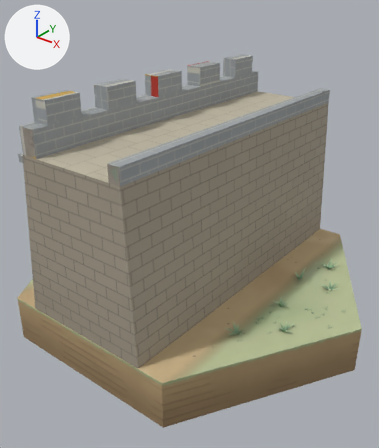
A saved change to the glTF model ArtSource/Models/Hex_Wall.glb.
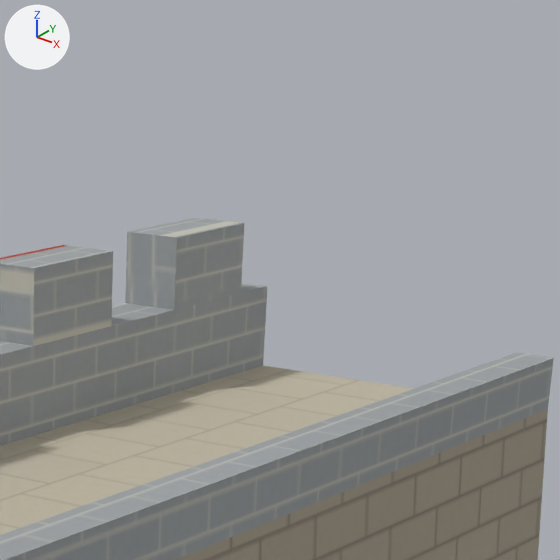
The first picture shows the older version from a camera (50 mm lens) standing at (6.52, -8.39, 6.15) and looking at (0.16, -0.43, 1.21). The close-ups show the older and then the newer version on the part from 51% to 87% of the width and 0% to 31% of the height of that picture. Only the edits that show in the close-ups are written down. Arrows for +X, +Y and +Z are at upper left; the lights stay in place. Vertices at exactly the same position are counted once.

The scene before the commit, as lines of its bpy script (objects in view):
```python
me_hex_wall = bpy.data.meshes.new('Hex_Wall')
me_hex_wall.from_pydata(...)  # 4084 vertices, 7532 faces; spans x -4.0..4.0, y -3.46..3.46, z -1.0..4.22
# faces by material slot: [6718, 814]
me_hex_wall.materials.append(mat_ground)
me_hex_wall.materials.append(mat_hex_wall_props)
ob_hex_wall = bpy.data.objects.new('Hex_Wall', me_hex_wall)
ob_hex_wall.location = (0.0, 0.0, 0.0)
```
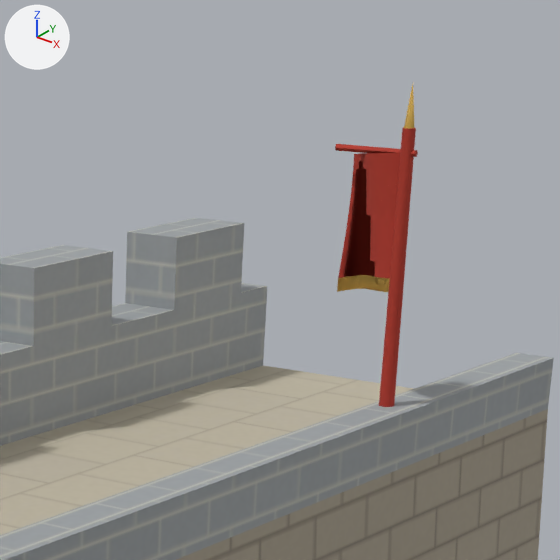
Patch to the scene script:
```diff
--- a/ArtSource/Models/Hex_Wall.glb.py
+++ b/ArtSource/Models/Hex_Wall.glb.py
@@ me_hex_wall @@
 # used by ob_hex_wall; location = (0.0, 0.0, 0.0)
-me_hex_wall.from_pydata(...)  # 4084 vertices, 7532 faces; spans x -4.0..4.0, y -3.46..3.46, z -1.0..4.22
+me_hex_wall.from_pydata(...)  # 4209 vertices, 7878 faces; spans x -4.0..4.0, y -3.46..3.46, z -1.0..5.22
+# me_hex_wall part 1: a new loose piece, an 8-sided cut cone along z (radius 0.045 at the low end, 0.035 at the high end) spanning x 1.075..1.165, y 1.705..1.795, z 3.1..5.0, in mat_hex_wall_props
+# me_hex_wall part 2: a new loose piece, a 6-sided cone pointing to +z spanning x 1.09..1.15, y 1.724..1.776, z 5.0..5.22, in mat_hex_wall_props
+# me_hex_wall part 3: a new loose piece, a 6-sided cylinder along x spanning x 0.71..1.17, y 1.732..1.768, z 4.864..4.896, in mat_hex_wall_props
+# me_hex_wall part 4: a new loose piece of 90 vertices spanning x 0.76..1.12, y 1.7..1.85, z 4.15..4.88, in mat_hex_wall_props
+# me_hex_wall part 5: 115 kept faces spanning x -2.49..1.5, y -3.45..3.45, z -1.0..4.22 get new texture (UV) coordinates
 me_hex_wall.materials.append(mat_ground)
```

Pixel boxes [x1, y1, x2, y2] of what changed, in the close-ups (560 x 560 px):
'Hex_Wall', reshaped
    before: [0, 218, 554, 560]
    after: [0, 84, 554, 560]
part 1 of me_hex_wall, added (red)
    after: [379, 127, 416, 407]
part 2 of me_hex_wall, added
    after: [404, 84, 415, 129]
part 3 of me_hex_wall, added (red)
    after: [335, 144, 418, 157]
part 4 of me_hex_wall, added (red)
    after: [337, 153, 400, 292]
part 5 of me_hex_wall, surface changed
    both: [0, 220, 553, 560]
